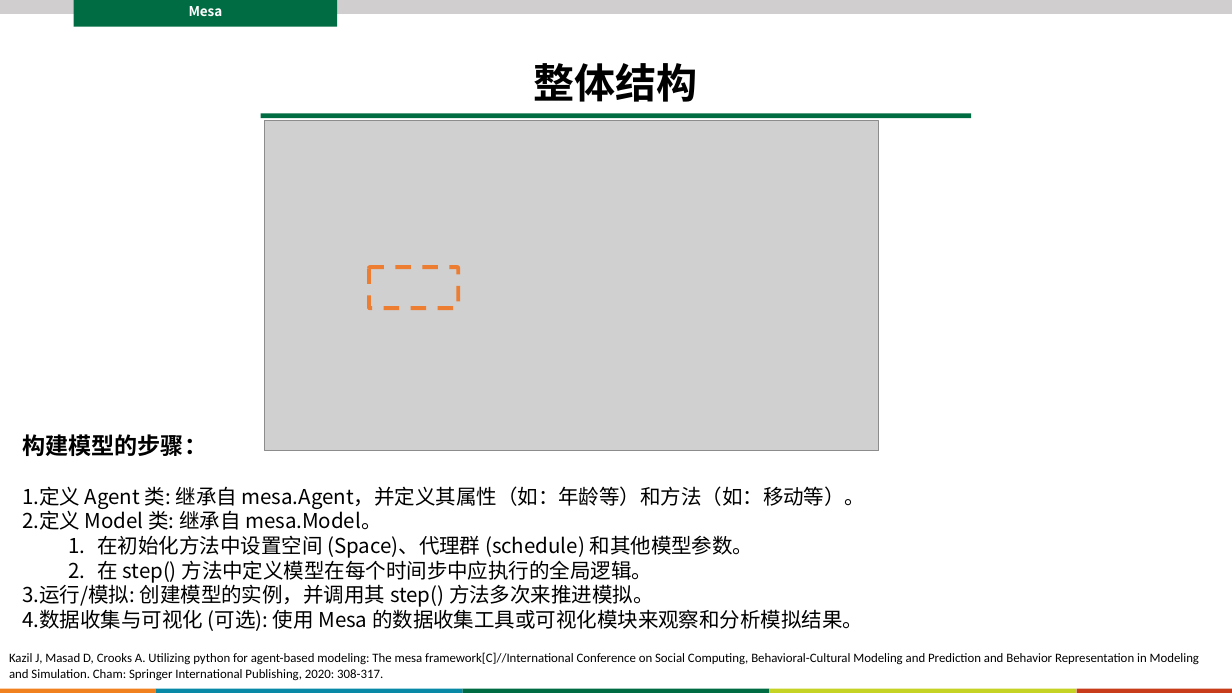
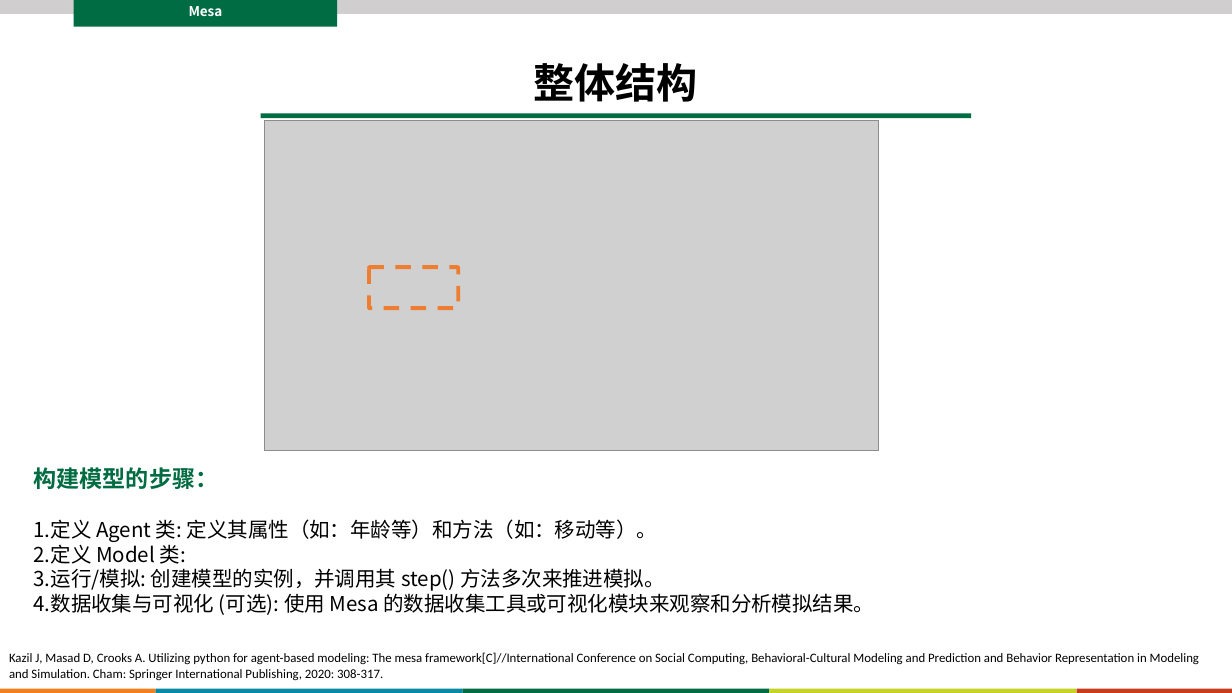
Before and after one commit to abmind-community/course-2025, a slide deck: slide 2 of lectures/lec01/lec01_1314_mesa_exercises.pptx (slide 1 before the commit). Drawn at 1232x693 pixels with LibreOffice and Linux fonts; fonts in the diff are those of the drawing; grey boxes stand for pictures. Boxes give left, top, right and bottom in pixels: in the first picture for what was removed or moved away, otherwise in the second. Text is boxed around its words. In the diff, an @@ line names an element or a change of style, - is before the commit and + after.

Commit message:
revision/more detailed homework and simple wolf-sheep model after finishing homework by myself

```diff
--- a/lectures/lec01/lec01_1314_mesa_exercises.pptx
+++ b/lectures/lec01/lec01_1314_mesa_exercises.pptx
@@ text "构建模型的步骤：": place and size @@
-text "构建模型的步骤：" at (22,434,866,631)
+text "构建模型的步骤：" at (34,467,874,615)
@@ text at (34,467,219,489): text colour #000000 to #006C42 in "构建模型的步骤：" @@
@@ text at (34,519,658,564): text changed @@
-1. 定义 Agent 类: 继承自 mesa.Agent，并定义其属性（如：年龄等）和方法（如：移动等）。
-2. 定义 Model 类: 继承自 mesa.Model。
-  1. 在初始化方法中设置空间 (Space)、代理群 (schedule) 和其他模型参数。
-  2. 在 step() 方法中定义模型在每个时间步中应执行的全局逻辑。
+1. 定义 Agent 类: 定义其属性（如：年龄等）和方法（如：移动等）。
+2. 定义 Model 类:
```
Also in this commit, not shown: 5 other slides changed, 1 slide added, 3 other files.
